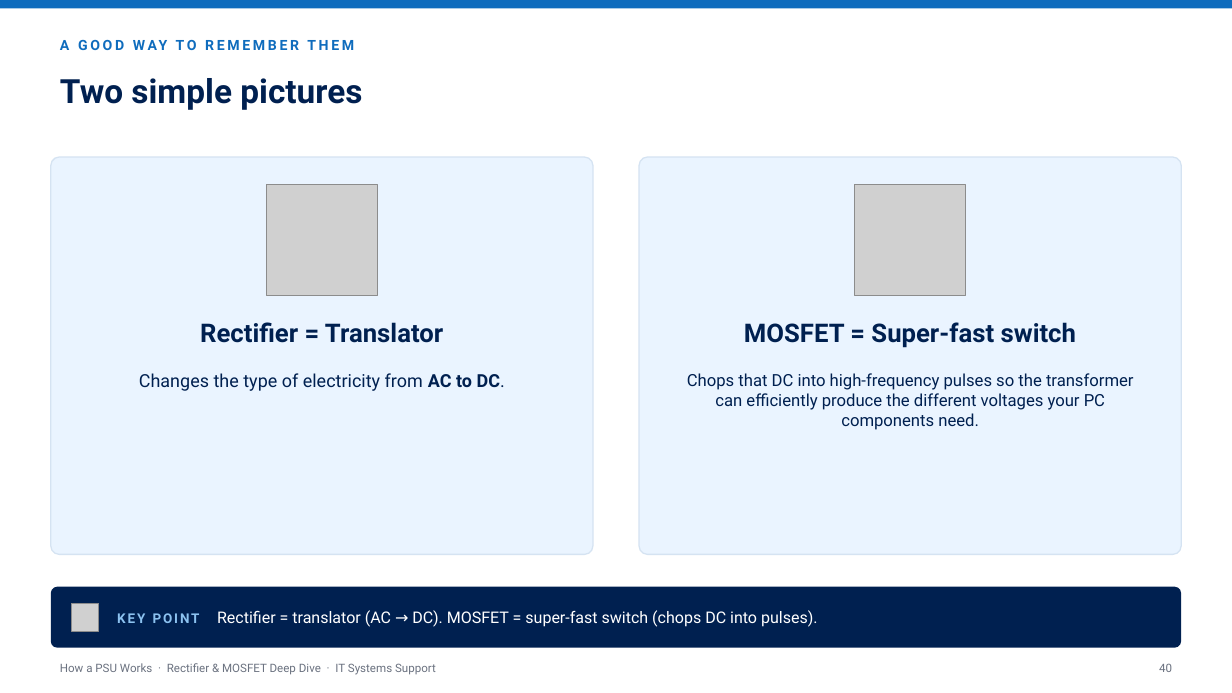
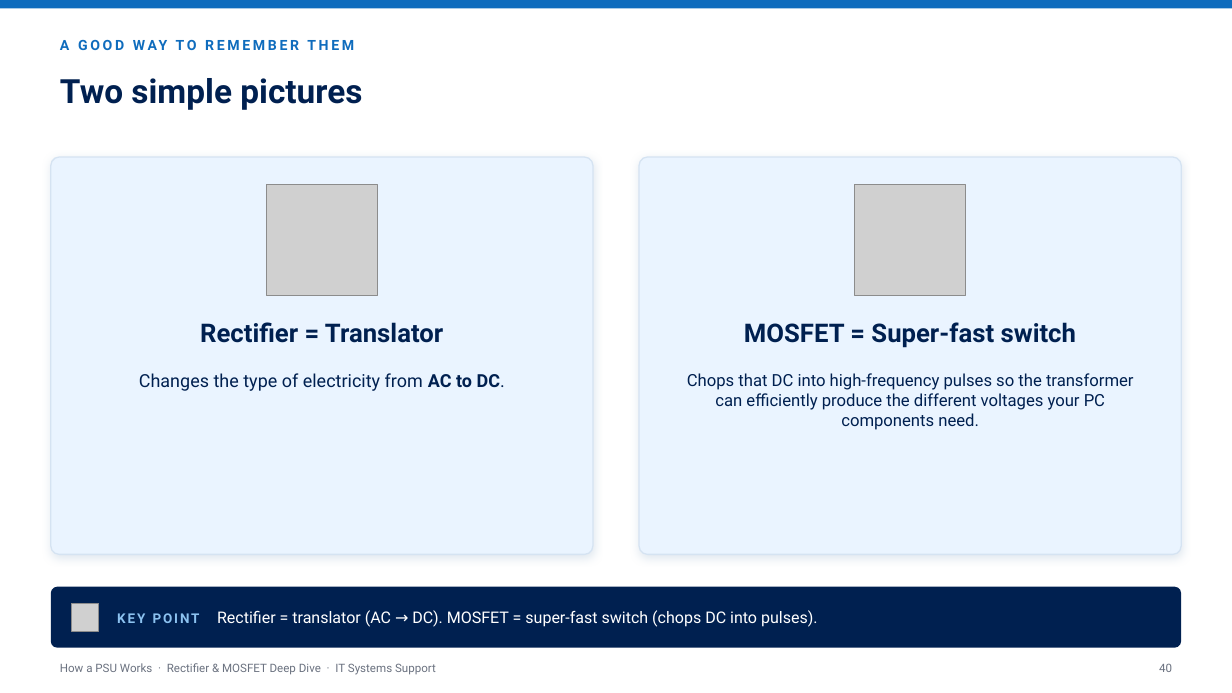
Before and after one commit to andrekyle/ITsystemsupport, a slide deck: slide 40 of public/downloads/How-a-PSU-Works-Rectifier-and-MOSFET.pptx. Drawn at 1232x693 pixels with LibreOffice and Linux fonts; fonts in the diff are those of the drawing; grey boxes stand for pictures. Boxes give left, top, right and bottom in pixels: in the first picture for what was removed or moved away, otherwise in the second. Text is boxed around its words. In the diff, an @@ line names an element or a change of style, - is before the commit and + after.

```diff
--- a/public/downloads/How-a-PSU-Works-Rectifier-and-MOSFET.pptx
+++ b/public/downloads/How-a-PSU-Works-Rectifier-and-MOSFET.pptx
@@ rounded rectangle at [51,157,593,555]: shadow on @@
@@ rounded rectangle at [640,157,1182,555]: shadow on @@
```
Also in this commit, not shown: 32 other slides changed, 24 other files.
